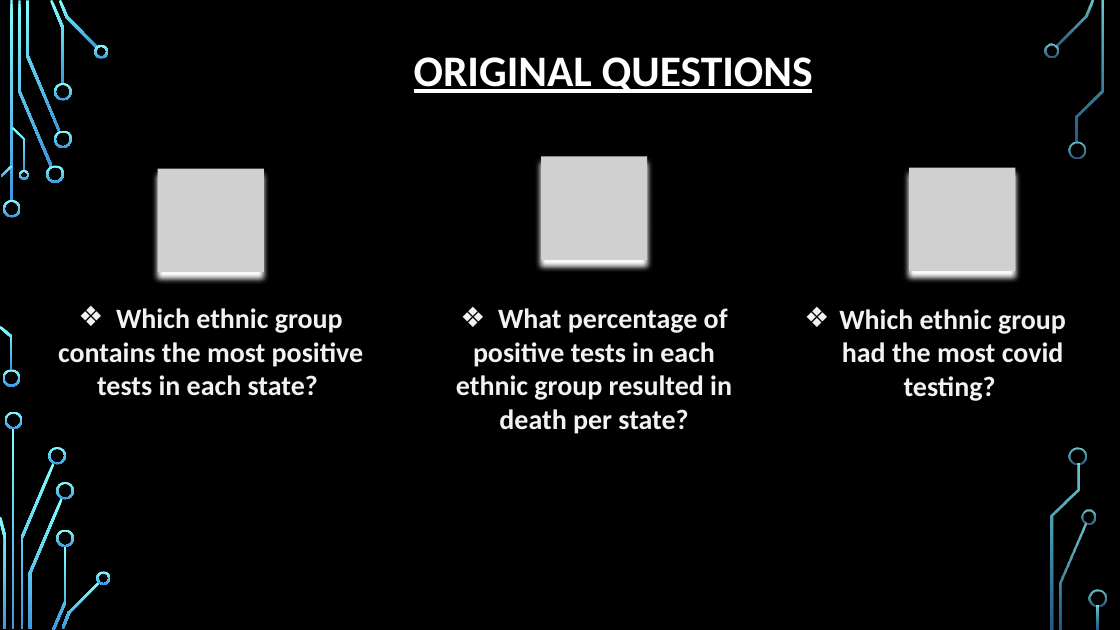
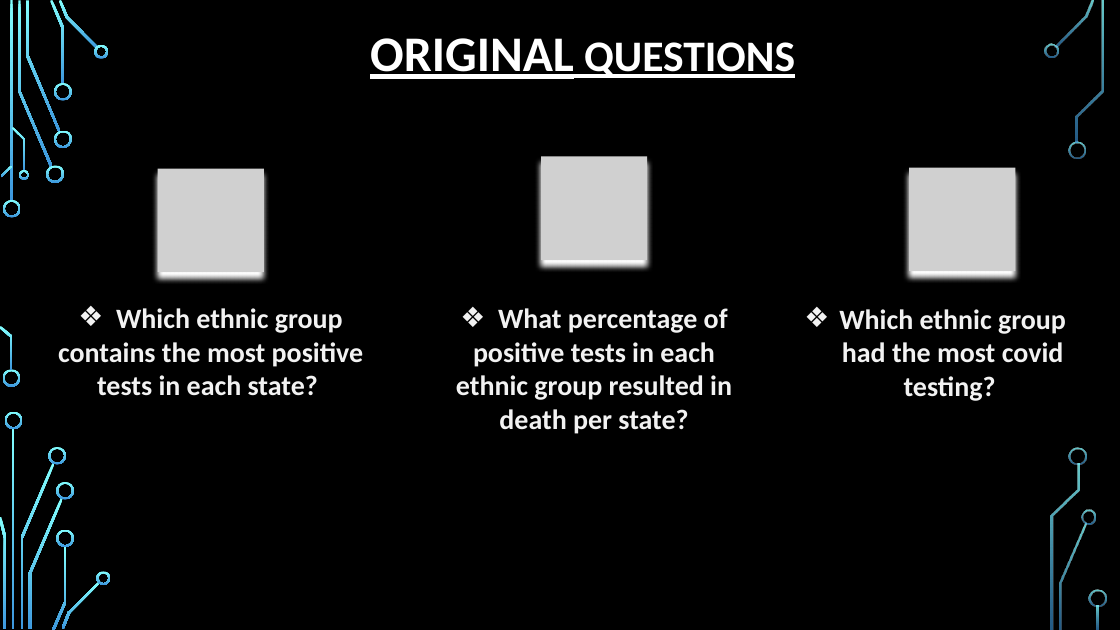
Before and after one commit to burnettaw/CMBKS-Group-5, a slide deck: slide 4 of Group_docs/Covid Analysis Project (BW,KT,CP,MS,SF).pptx. Drawn at 1120x630 pixels with LibreOffice and Linux fonts; fonts in the diff are those of the drawing; grey boxes stand for pictures; background and template pictures are left out. Boxes give left, top, right and bottom in pixels: in the first picture for what was removed or moved away, otherwise in the second. Text is boxed around its words. In the diff, an @@ line names an element or a change of style, - is before the commit and + after.

```diff
--- a/Group_docs/Covid Analysis Project (BW,KT,CP,MS,SF).pptx
+++ b/Group_docs/Covid Analysis Project (BW,KT,CP,MS,SF).pptx
@@ title "ORIGINAL QUESTIONS": place and size @@
-title "ORIGINAL QUESTIONS" at bbox=[414, 57, 813, 93]
+title "ORIGINAL QUESTIONS" at bbox=[370, 38, 795, 79]
@@ title "ORIGINAL QUESTIONS" at bbox=[370, 38, 795, 79]: size 28 to 32 pt in "ORIGINAL" @@
```
Also in this commit, not shown: 7 other slides changed, 4 slides added, 3 slides removed.
